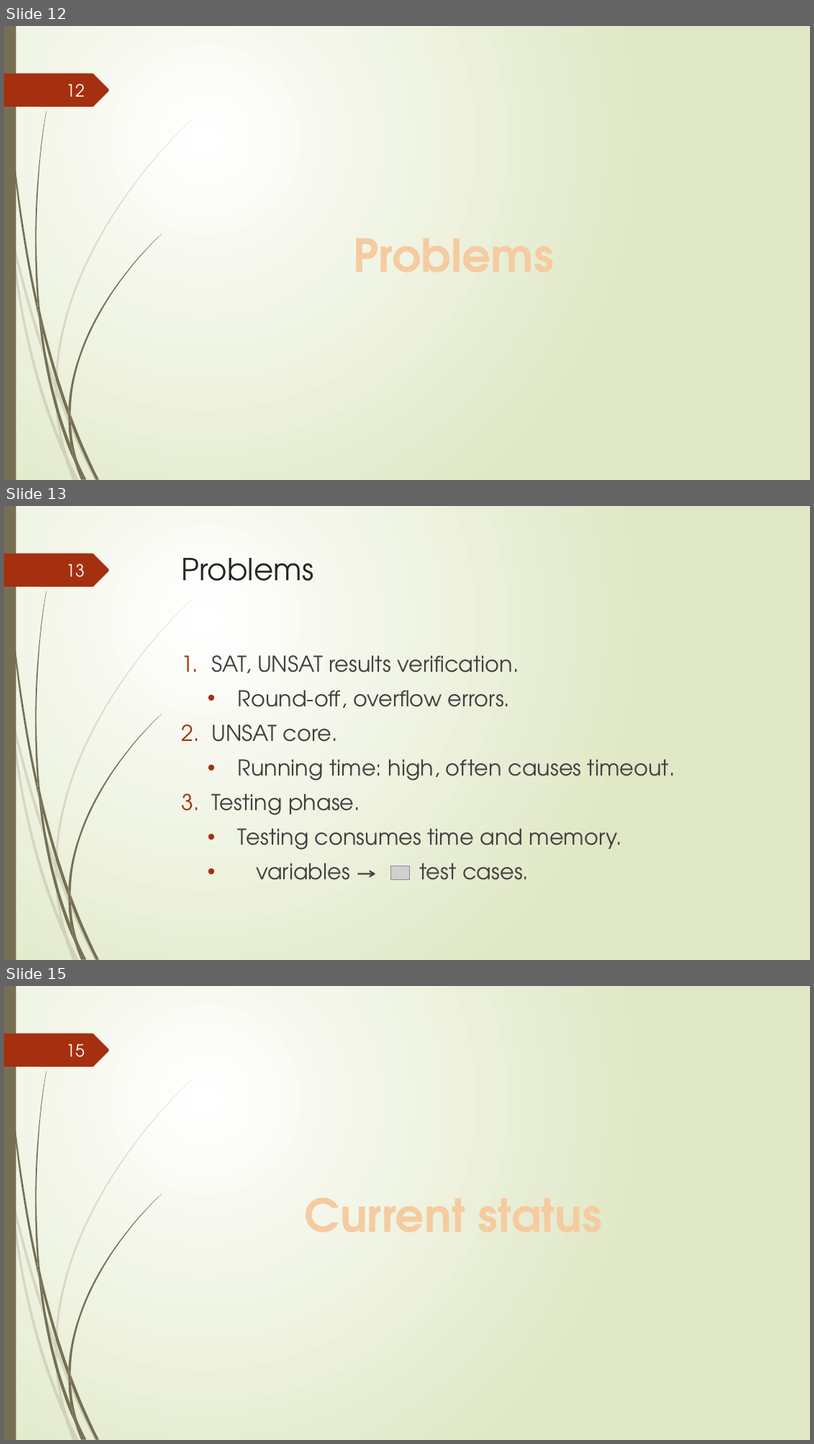
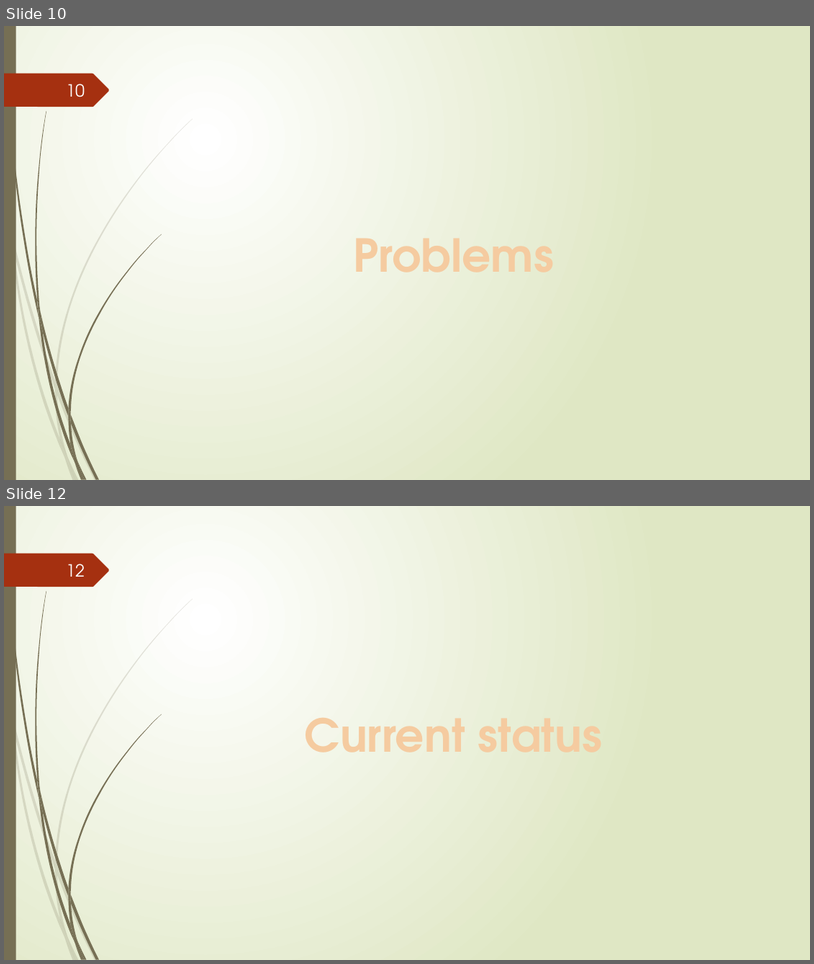
Before and after one commit to tungvx/raSAT, a slide deck: report/midterm.pptx. Shown one above the other, each under a label of ours: slides 12, 13 and 15 before the commit, slides 10 and 12 after it; the slides between them are not shown. The pictures are 814x1444 and 814x964 pixels, drawn with LibreOffice and Linux fonts; fonts in the diff are those of the drawing; grey boxes stand for pictures; background and template pictures are left out. Boxes give left, top, right and bottom in pixels: in the first picture for what was removed or moved away, otherwise in the second. Text is boxed around its words. In the diff, an @@ line names an element or a change of style, - is before the commit and + after.

```diff
--- a/report/midterm.pptx
+++ b/report/midterm.pptx
@@ slide 13 removed at box(4, 506, 810, 960), background gradient #FFFFFF to #DFE8C4; not listed: 24 template elements that a slide beside it also shows @@
@@ page number removed at box(66, 564, 85, 577) @@
-13
@@ title removed at box(182, 558, 314, 581) @@
-Problems
@@ text removed at box(211, 655, 676, 880) @@
-1. SAT, UNSAT results verification.
-  • Round-off, overflow errors.
-2. UNSAT core.
-  • Running time: high, often causes timeout.
-3. Testing phase.
-  • Testing consumes time and memory.
-  • variables → test cases.
@@ picture removed at box(391, 865, 411, 879) @@
@@ what was slide 12 is now slide 10 @@
@@ page number at box(66, 84, 85, 97): text changed @@
-12
+10
@@ what was slide 15 is now slide 12 @@
@@ page number at box(66, 564, 85, 577): text changed @@
-15
+12
```
Also in this commit, not shown: 12 slides changed, 1 slide added, 4 other slides removed.
